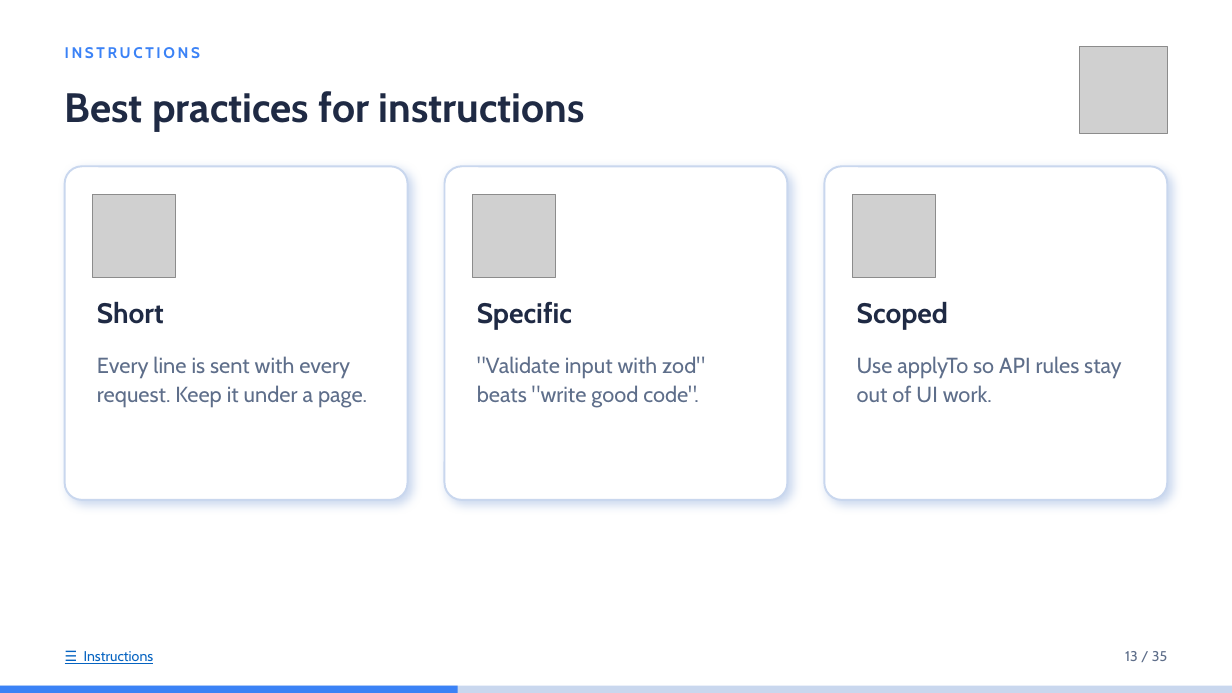
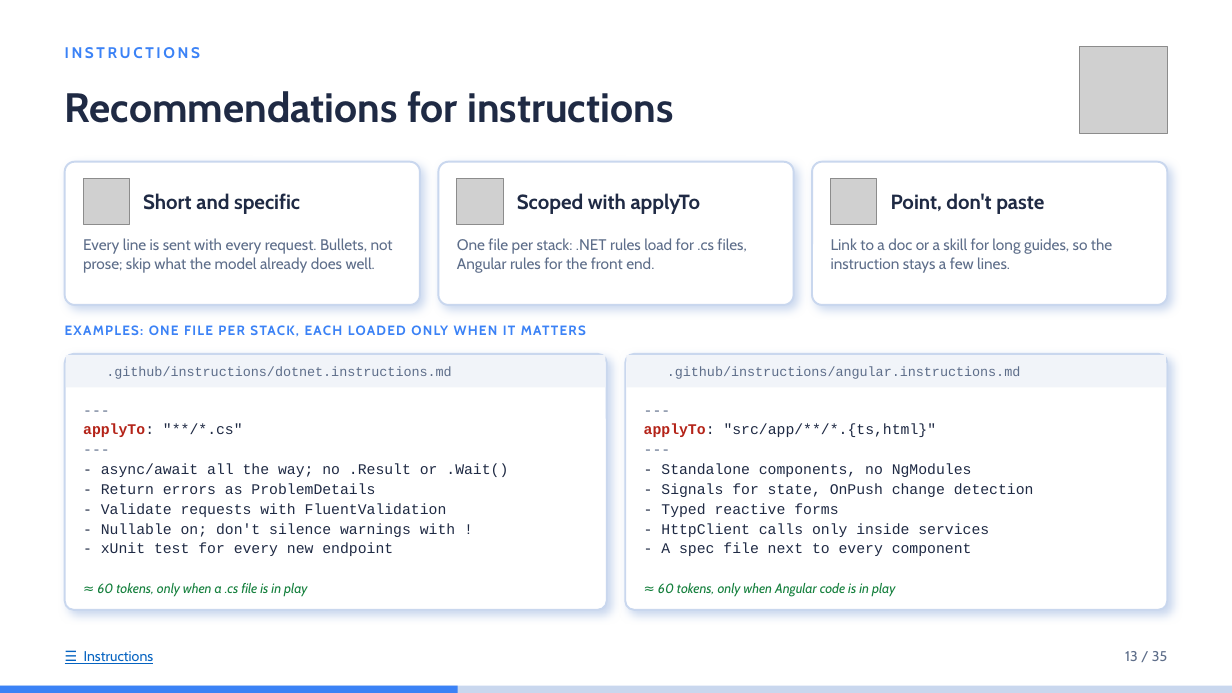
Before and after one commit to idoudist/ai-toolbox-presentation, a slide deck: slide 13 of hello-skills.pptx. Drawn at 1232x693 pixels with LibreOffice and Linux fonts; fonts in the diff are those of the drawing; grey boxes stand for pictures; background and template pictures are left out. Boxes give left, top, right and bottom in pixels: in the first picture for what was removed or moved away, otherwise in the second. Text is boxed around its words. In the diff, an @@ line names an element or a change of style, - is before the commit and + after.

Commit message:
update presentation

```diff
--- a/hello-skills.pptx
+++ b/hello-skills.pptx
@@ text at [65, 91, 673, 123]: text changed @@
-Best practices for instructions
+Recommendations for instructions
@@ proportions changed in 3 elements at [438, 162, 793, 305], [812, 162, 1167, 305], [65, 162, 420, 305] @@
@@ rounded rectangle: place and size @@
-rounded rectangle at [65, 166, 408, 500]
+rounded rectangle at [65, 162, 420, 305]
@@ picture: place and size @@
-picture at [92, 194, 176, 277]
+picture at [83, 178, 129, 225]
@@ text "Short and specific" at [143, 193, 300, 214]: vertical alignment top to middle @@
@@ rounded rectangle: place and size @@
-rounded rectangle at [445, 166, 787, 500]
+rounded rectangle at [438, 162, 793, 305]
@@ picture: place and size @@
-picture at [852, 194, 935, 277]
+picture at [457, 178, 503, 225]
@@ rounded rectangle: place and size @@
-rounded rectangle at [824, 166, 1167, 500]
+rounded rectangle at [812, 162, 1167, 305]
@@ picture added at [831, 178, 877, 225] @@
@@ text at [143, 193, 300, 214]: text changed; size 22 to 16 pt @@
-Short
+Short and specific
@@ picture removed at [472, 194, 555, 277] @@
@@ text added at [517, 193, 701, 214], 16 pt, text #1F2A44, bold @@
+Scoped with applyTo
@@ text added at [891, 193, 1044, 214], 16 pt, text #1F2A44, bold @@
+Point, don't paste
@@ text added at [83, 238, 393, 273], 12 pt, text #5E6E8A @@
+Every line is sent with every request. Bullets, not prose; skip what the model already does well.
@@ text added at [457, 238, 746, 273], 12 pt, text #5E6E8A @@
+One file per stack: .NET rules load for .cs files, Angular rules for the front end.
@@ text added at [831, 238, 1112, 273], 12 pt, text #5E6E8A @@
+Link to a doc or a skill for long guides, so the instruction stays a few lines.
@@ text added at [65, 325, 586, 336], 10.5 pt, text #3B82F6, bold @@
+EXAMPLES: ONE FILE PER STACK, EACH LOADED ONLY WHEN IT MATTERS
@@ text removed at [477, 302, 572, 330] @@
-Specific
@@ text removed at [857, 302, 948, 330] @@
-Scoped
@@ rounded rectangle added at [65, 354, 607, 610], fill #FFFFFF, outline #C9D7EE 1.5 pt @@
@@ rectangle added at [66, 355, 605, 387], fill #F1F4F9 @@
@@ text removed at [97, 356, 367, 408] @@
-Every line is sent with every request. Keep it under a page.
@@ text removed at [477, 356, 705, 408] @@
-"Validate input with zod" beats "write good code".
@@ rounded rectangle added at [626, 354, 1168, 610], fill #FFFFFF, outline #C9D7EE 1.5 pt @@
@@ rectangle added at [627, 355, 1166, 387], fill #F1F4F9 @@
@@ text removed at [857, 356, 1121, 403] @@
-Use applyTo so API rules stay out of UI work.
@@ text added at [106, 367, 452, 379], 10.5 pt, text #5E6E8A @@
+.github/instructions/dotnet.instructions.md
@@ text added at [667, 367, 1021, 379], 10.5 pt, text #5E6E8A @@
+.github/instructions/angular.instructions.md
@@ text added at [83, 424, 508, 556], 11.5 pt, text #1F2A44 @@
+---
+applyTo: "**/*.cs"
+---
+- async/await all the way; no .Result or .Wait()
+- Return errors as ProblemDetails
+- Validate requests with FluentValidation
+- Nullable on; don't silence warnings with !
+- xUnit test for every new endpoint
@@ text added at [644, 424, 1034, 556], 11.5 pt, text #1F2A44 @@
+---
+applyTo: "src/app/**/*.{ts,html}"
+---
+- Standalone components, no NgModules
+- Signals for state, OnPush change detection
+- Typed reactive forms
+- HttpClient calls only inside services
+- A spec file next to every component
@@ text added at [97, 583, 307, 597], 10.5 pt, text #15803D, italic @@
+≈ 60 tokens, only when a .cs file is in play
@@ text added at [658, 583, 895, 597], 10.5 pt, text #15803D, italic @@
+≈ 60 tokens, only when Angular code is in play
```
